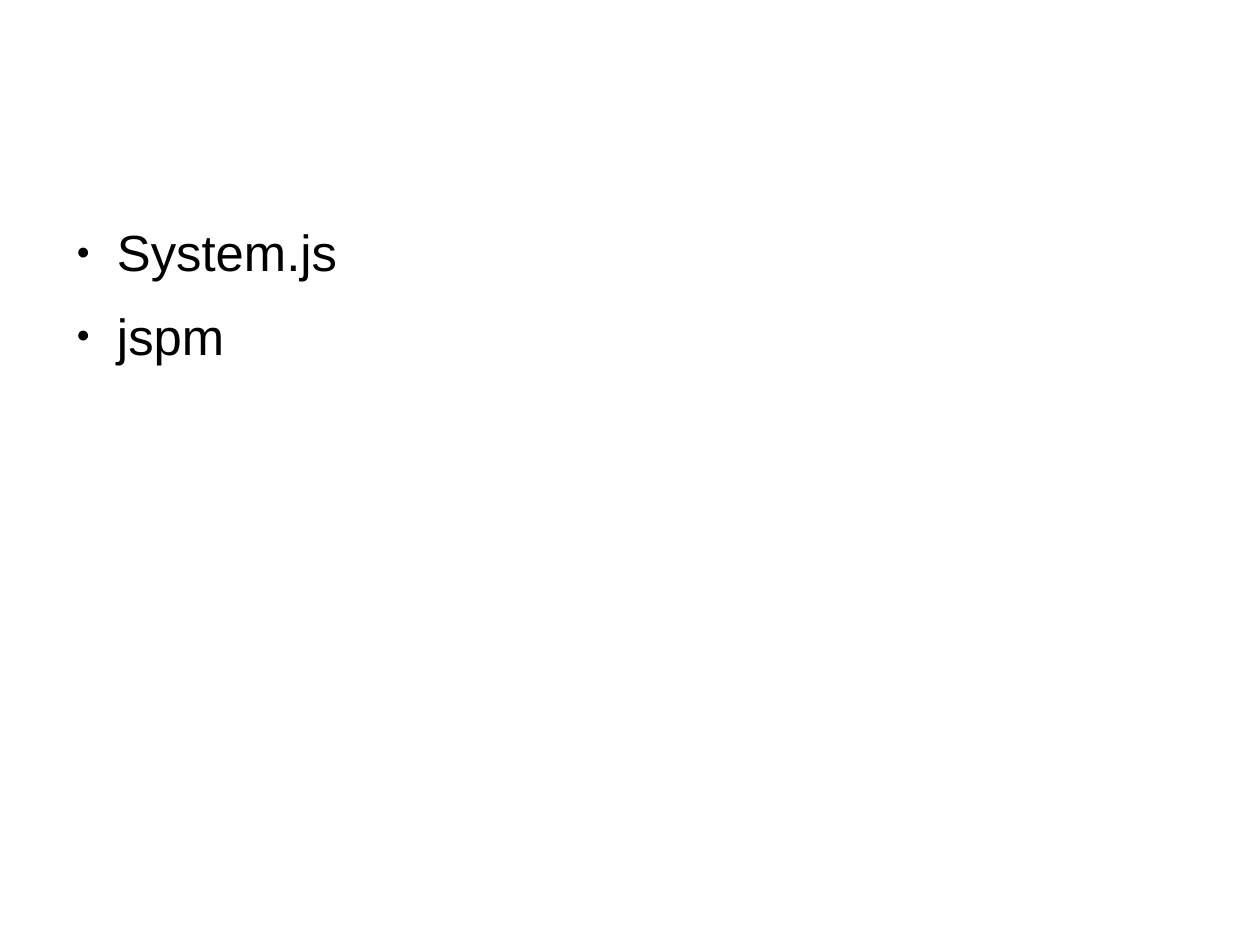
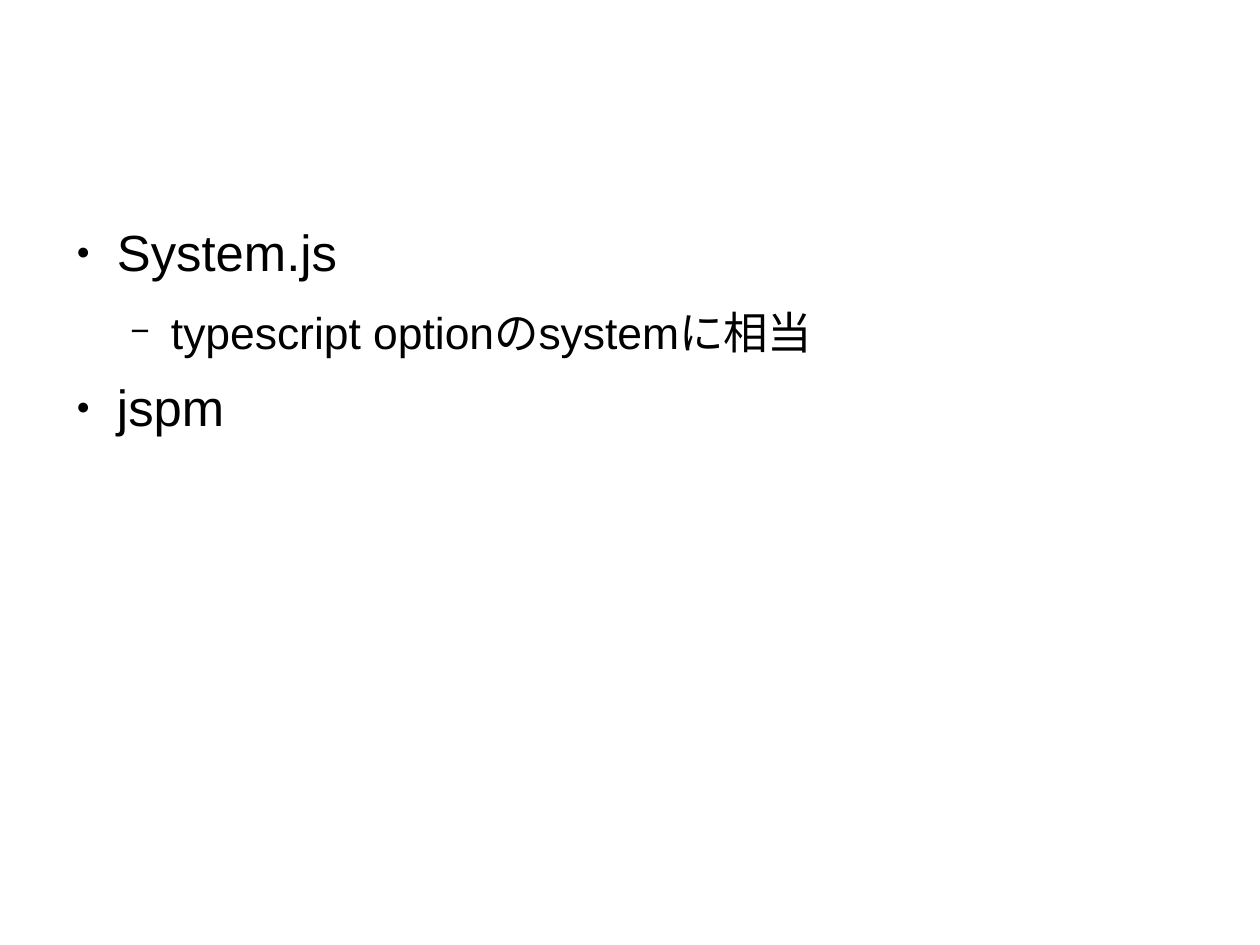
Before and after one commit to sallop/til, a slide deck: slide 29 of load-library.odp (slide 30 before the commit). Drawn at 1260x945 pixels with LibreOffice and Linux fonts; fonts in the diff are those of the drawing. Boxes give left, top, right and bottom in pixels: in the first picture for what was removed or moved away, otherwise in the second. Text is boxed around its words. In the diff, an @@ line names an element or a change of style, - is before the commit and + after.

```diff
--- a/load-library.odp
+++ b/load-library.odp
@@ text at (171,314,812,358): paragraph added @@
+  − typescript optionのsystemに相当
```
Also in this commit, not shown: 1 other slide changed, 1 slide added, 1 slide removed, 3 other files.
